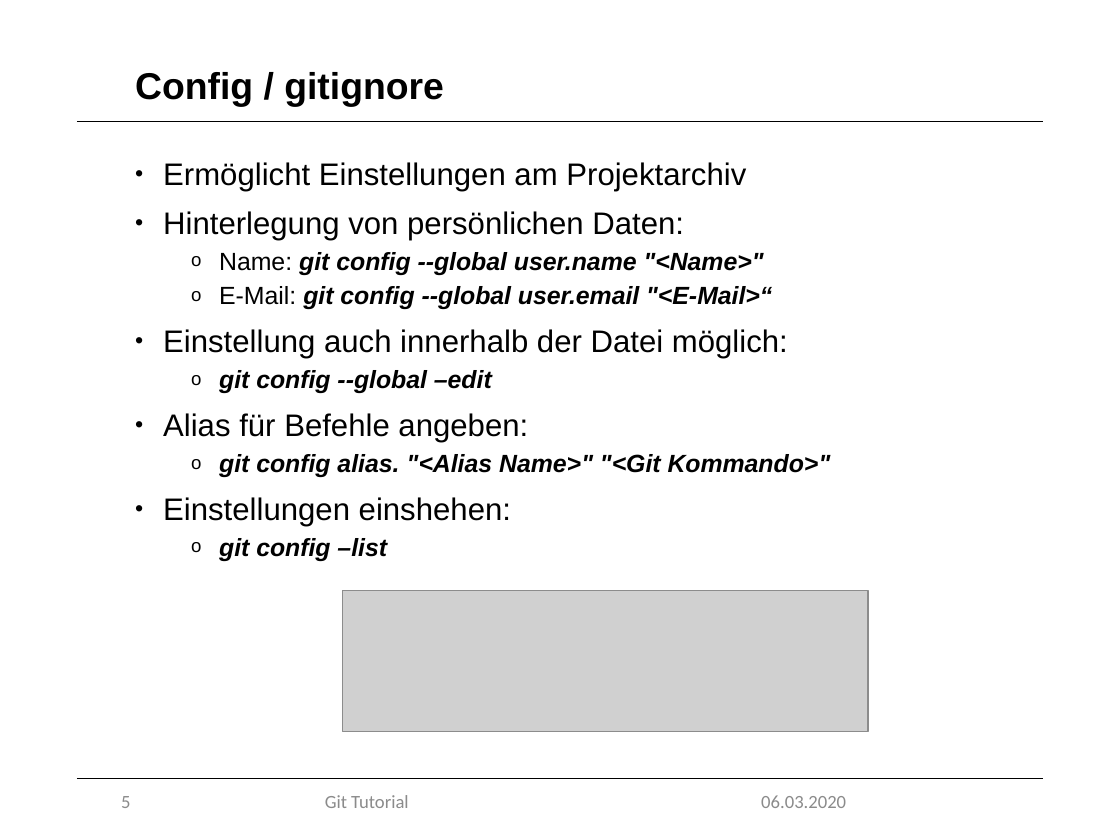
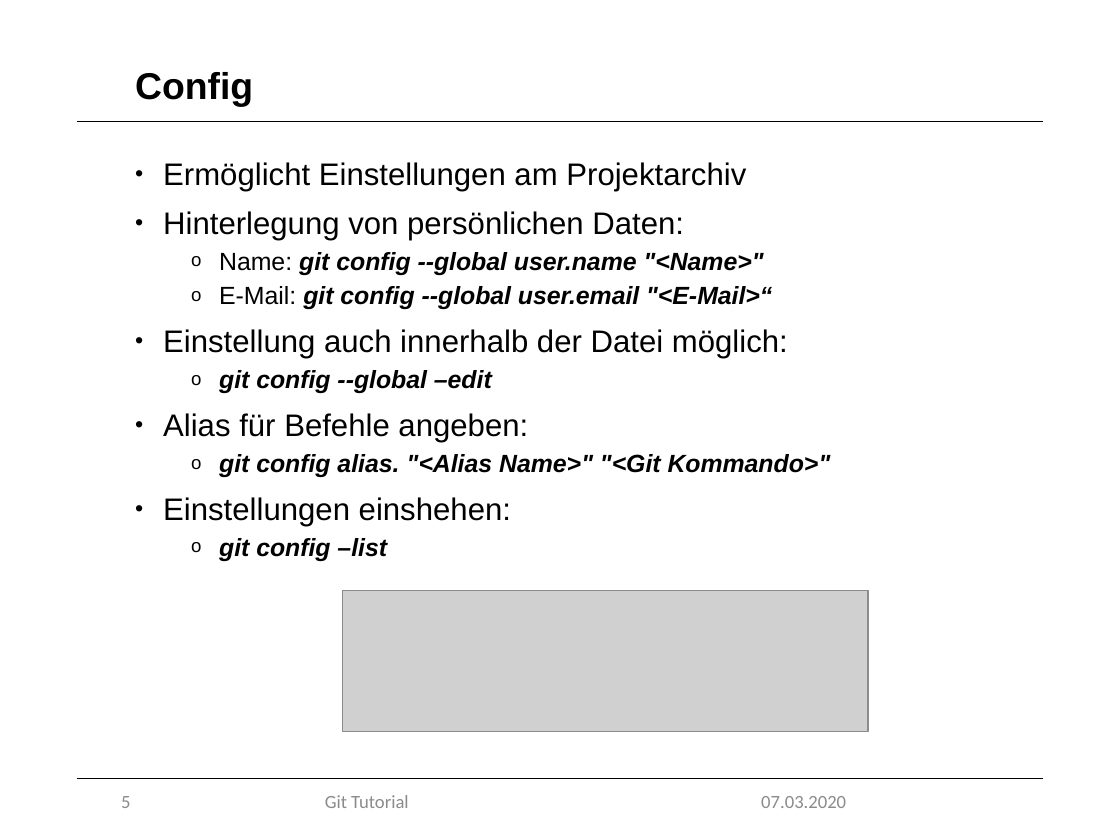
Before and after one commit to marcretzlaff/projektarbeit, a slide deck: slide 5 of Präsentation-90min/Präsentation-90min.pptx. Drawn at 1120x840 pixels with LibreOffice and Linux fonts; fonts in the diff are those of the drawing; grey boxes stand for pictures; background and template pictures are left out. Boxes give left, top, right and bottom in pixels: in the first picture for what was removed or moved away, otherwise in the second. Text is boxed around its words. In the diff, an @@ line names an element or a change of style, - is before the commit and + after.

```diff
--- a/Präsentation-90min/Präsentation-90min.pptx
+++ b/Präsentation-90min/Präsentation-90min.pptx
@@ title at bbox=[135, 72, 253, 107]: text changed @@
-Config / gitignore
+Config
@@ text at bbox=[761, 796, 846, 808]: text changed @@
-06.03.2020
+07.03.2020
```
Also in this commit, not shown: 6 other slides changed, 31 slides added, 1 other file.
